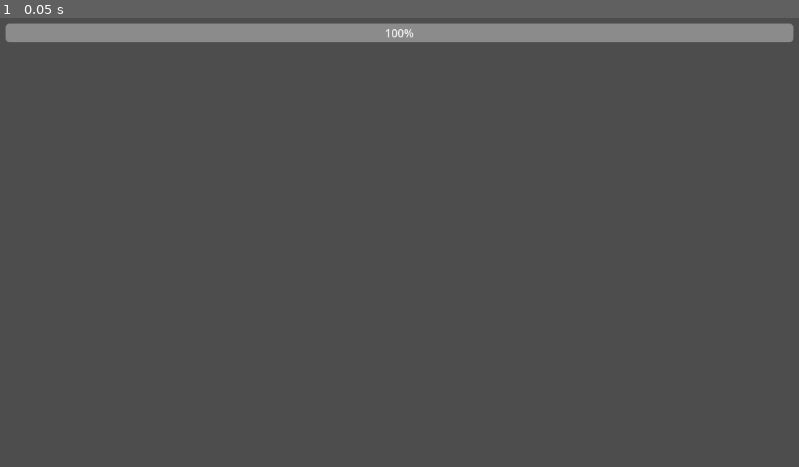
Above: before the commit, frame 1.
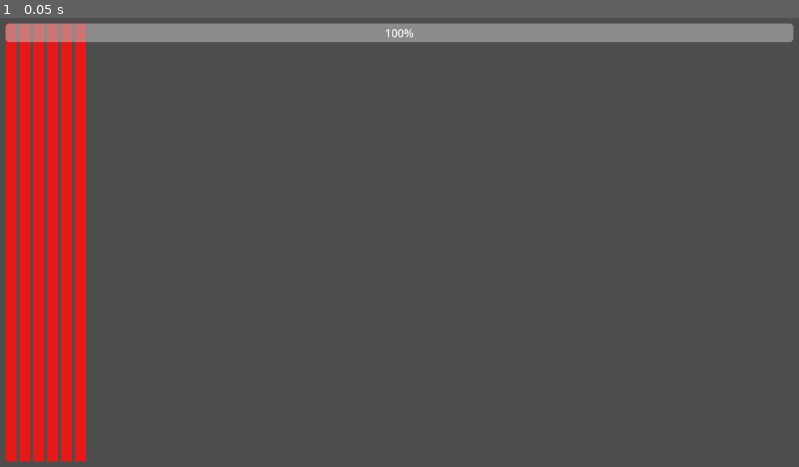
Above: after the commit, the same moment.

Repository: zq940222/kings-and-pigs
Game: Godot game, scene res://scenes/ui/hud.tscn
Two runs of this game, one before a commit and one after it. Both use one fixed random seed, a clock stepped at 60 frames per second and the inputs below. The project has no main scene, so this scene is started directly.
Inputs:
- Up to frame 1 (0.05 s): no input

The runs differ from the first frame. In frame 1, 8.4% of the frame differs, in the area x 0-11%, y 1-99%.

Commit message:
fix: use ColorRect hearts in HUD, fix continue loading correct save room, pause tree on DEAD state

Diff:
--- a/scenes/ui/hud.gd
+++ b/scenes/ui/hud.gd
@@ -6,8 +6,10 @@
 @onready var skill_icons: HBoxContainer = $MarginContainer/SkillIcons
 
 const HEART_SIZE := Vector2(16, 16)
+const HEART_FULL_COLOR := Color(0.9, 0.1, 0.1, 1.0)
+const HEART_EMPTY_COLOR := Color(0.3, 0.3, 0.3, 1.0)
 
-var heart_icons: Array[TextureRect] = []
+var heart_icons: Array[ColorRect] = []
 
 func _ready() -> void:
 	assert(heart_container != null, "HUD: HeartContainer node missing")
@@ -21,15 +23,15 @@
 		child.queue_free()
 	heart_icons.clear()
 	for i in count:
-		var icon := TextureRect.new()
+		var icon := ColorRect.new()
 		icon.custom_minimum_size = HEART_SIZE
-		icon.stretch_mode = TextureRect.STRETCH_KEEP_ASPECT_CENTERED
+		icon.color = HEART_FULL_COLOR
 		heart_container.add_child(icon)
 		heart_icons.append(icon)
 
 func update_hp(new_hp: int) -> void:
 	for i in heart_icons.size():
-		heart_icons[i].modulate = Color.WHITE if i < new_hp else Color(0.3, 0.3, 0.3, 1.0)
+		heart_icons[i].color = HEART_FULL_COLOR if i < new_hp else HEART_EMPTY_COLOR
 
 func update_stamina(new_stamina: float) -> void:
 	stamina_bar.value = new_stamina
--- a/scenes/ui/main_menu.gd
+++ b/scenes/ui/main_menu.gd
@@ -12,9 +12,22 @@
 	SaveManager.delete_save()
 	GameManager.change_room("res://scenes/world/area1/area1_room1.tscn")
 
+const SAVE_POINT_SCENE_MAP := {
+	"area1_save1": "res://scenes/world/area1/area1_room1.tscn",
+	"area1_save2": "res://scenes/world/area1/area1_room3.tscn",
+	"area2_save1": "res://scenes/world/area2/area2_room1.tscn",
+	"area2_save2": "res://scenes/world/area2/area2_room3.tscn",
+	"area3_save1": "res://scenes/world/area3/area3_room1.tscn",
+	"area3_save2": "res://scenes/world/area3/area3_room3.tscn",
+	"area4_save1": "res://scenes/world/area4/area4_room1.tscn",
+	"area4_save2": "res://scenes/world/area4/area4_room3.tscn",
+}
+
 func _on_continue_pressed() -> void:
 	if SaveManager.load_save():
-		GameManager.change_room("res://scenes/world/area1/area1_room1.tscn")
+		var last_point: String = SaveManager.save_data.get("last_save_point", "area1_save1")
+		var scene := SAVE_POINT_SCENE_MAP.get(last_point, "res://scenes/world/area1/area1_room1.tscn")
+		GameManager.change_room(scene)
 
 func _on_quit_pressed() -> void:
 	get_tree().quit()
--- a/scripts/game_manager.gd
+++ b/scripts/game_manager.gd
@@ -21,7 +21,7 @@
 
 func set_state(new_state: GameState) -> void:
 	current_state = new_state
-	if new_state == GameState.PAUSED:
+	if new_state == GameState.PAUSED or new_state == GameState.DEAD:
 		get_tree().paused = true
 	elif new_state == GameState.PLAYING:
 		get_tree().paused = false
